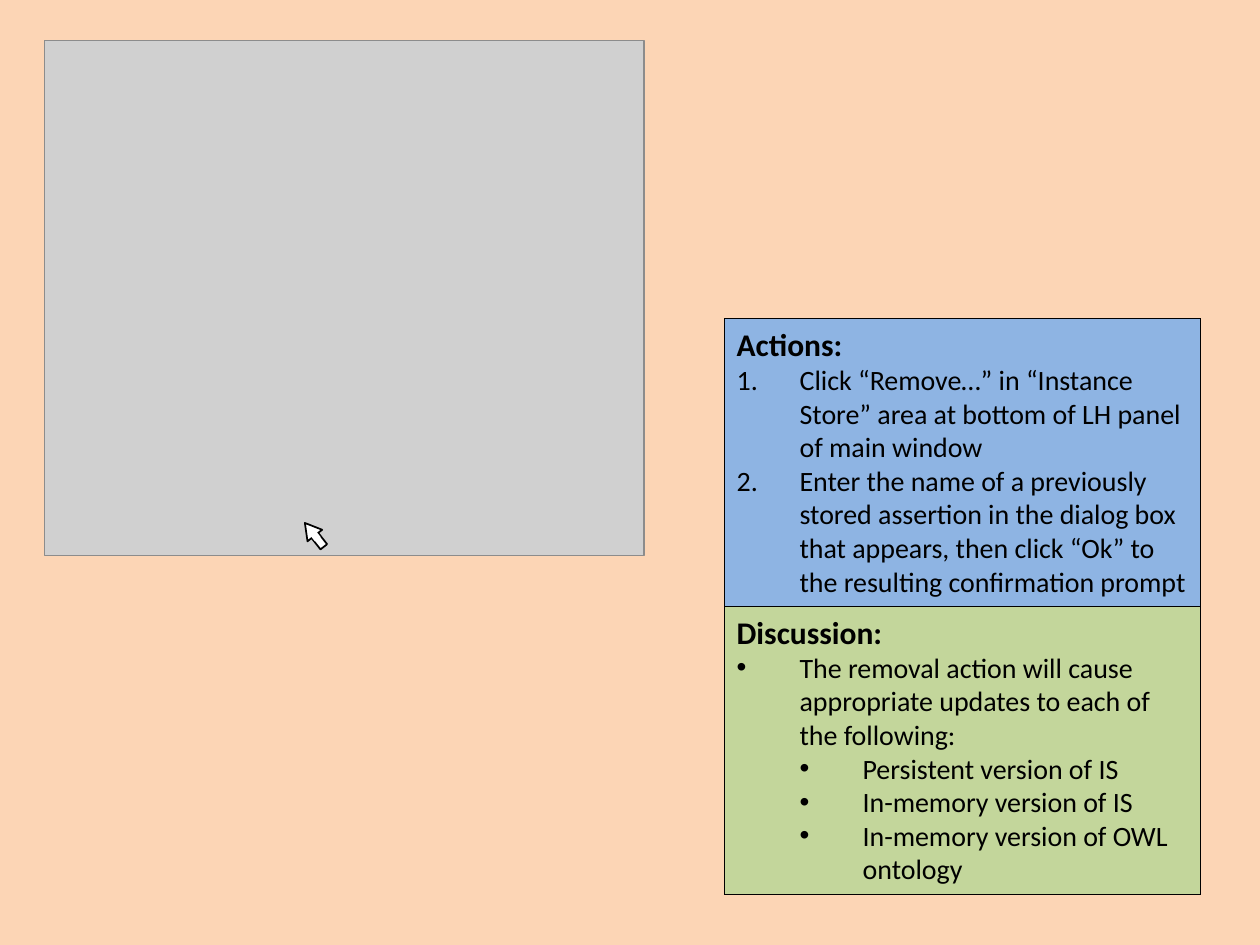
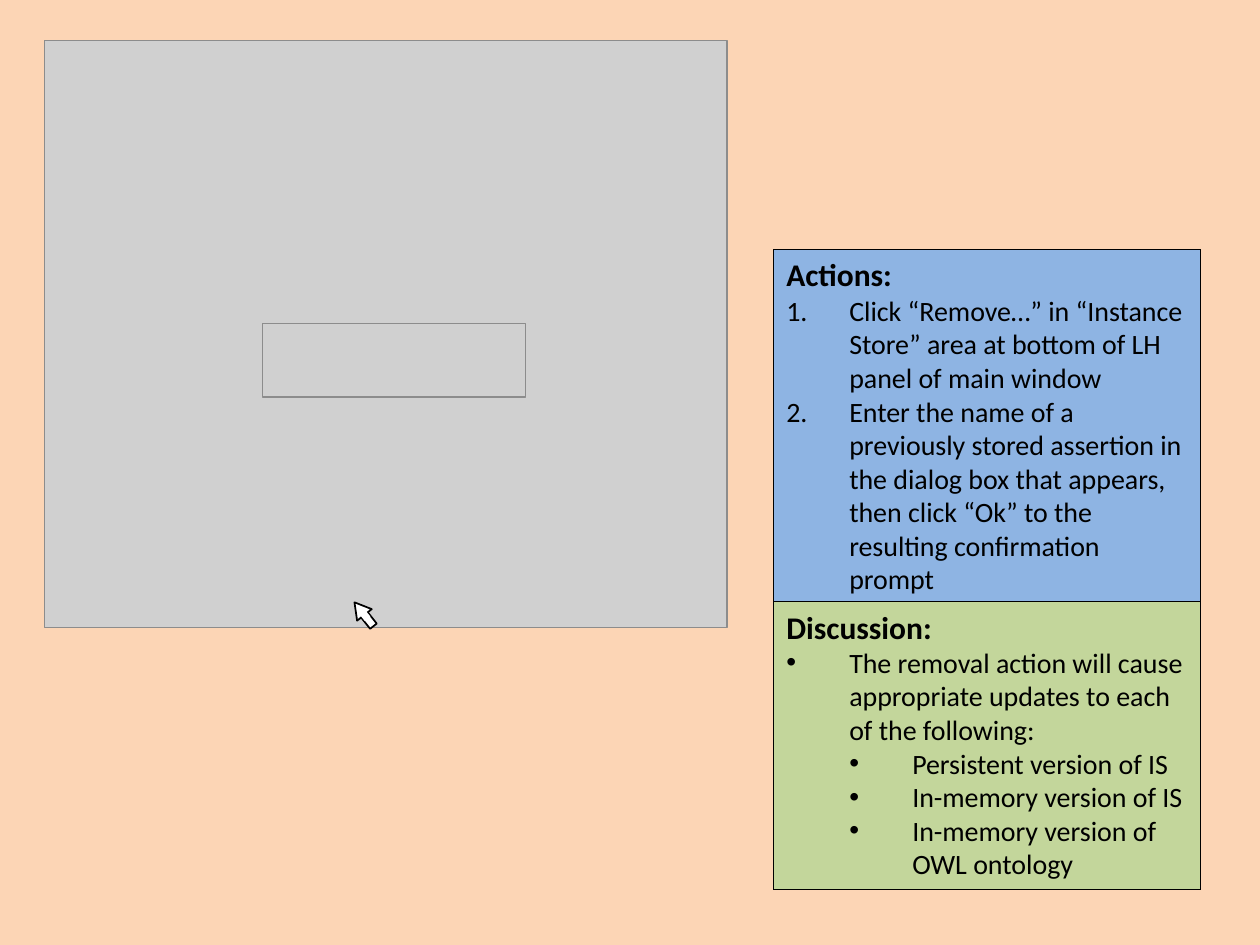
Before and after one commit to colin-puleston/mekon-hobo, a slide deck: slide 43 of docs/MEKON-HOBO Introductory Tutorial.pptx. Drawn at 1260x945 pixels with LibreOffice and Linux fonts; fonts in the diff are those of the drawing; grey boxes stand for pictures. Boxes give left, top, right and bottom in pixels: in the first picture for what was removed or moved away, otherwise in the second. Text is boxed around its words. In the diff, an @@ line names an element or a change of style, - is before the commit and + after.

```diff
--- a/docs/MEKON-HOBO Introductory Tutorial.pptx
+++ b/docs/MEKON-HOBO Introductory Tutorial.pptx
@@ picture: place and size @@
-picture at (44,40,644,554)
+picture at (44,40,727,627)
@@ rectangle "Actions:": place and size @@
-rectangle "Actions:" at (724,319,1201,607)
+rectangle "Actions:" at (774,249,1201,606)
@@ picture added at (263,324,525,397) @@
@@ 2 rectangles, 1 triangle: place and size @@
-2 rectangles, 1 triangle at (298,518,327,550)
+2 rectangles, 1 triangle at (347,597,377,630)
@@ rectangle "Discussion:": place and size @@
-rectangle "Discussion:" at (724,606,1201,895)
+rectangle "Discussion:" at (774,601,1201,890)
```
Also in this commit, not shown: 31 other slides changed.
